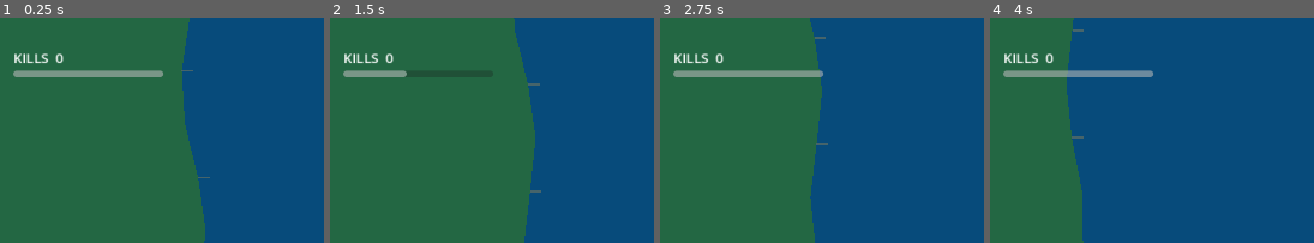
Above: before the commit, frames 1-4 (left to right).
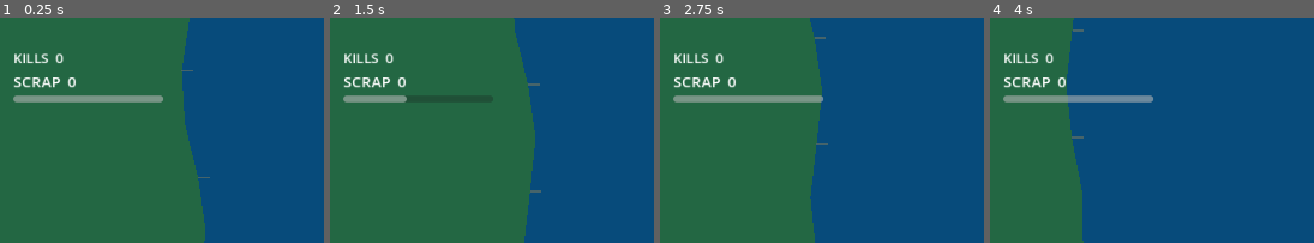
Above: after the commit, the same moments.

Repository: UnderstoodUseYourUsernameHere/break-water
Game: Godot game, scene res://scenes/Main.tscn
The game is run twice, just before and just after one commit, with the same random seed, the same clock (stepped at 60 frames per second) and the same inputs.
Inputs (mouse positions are % of the whole screen's width and height, from its top left):
- Up to frame 1 (0.25 s): no input
- Up to frame 2 (1.5 s): tap Enter at 0.5 s; move the mouse to (89, 45) at 0.52 s; hold D (steer_right) 0.53-1.25 s; hold Right mouse button (aim) 0.53-1.25 s; click (89, 45) at 0.67 s; drag from (37, 55) to (56, 70) at 1.27 s
- Up to frame 3 (2.75 s): move the mouse to (74, 28) at 2.02 s; hold D (steer_right) from 2.03 s (still down); hold W (row) from 2.03 s (still down)
- Up to frame 4 (4 s): release D (steer_right) at 2.75 s; release W (row) at 2.75 s; drag from (56, 70) to (25, 35) at 2.77 s; move the mouse to (99, 65) at 3.52 s; hold A (steer_left) from 3.53 s (still down); tap Shift at 3.6 s
The pictures show only the part of the screen within x 0-50%, y 9-59%; the shares and areas given below are measured in that part.

The runs differ from the first frame. In frame 1, 3.6% of the frame differs, in the area x 4-51%, y 23-38%; in frame 2, 1.8%; in frame 3, 3.6%; in frame 4, 3.6%.

Commit message:
feat: added scrap counter that updates with each scrap earned

Diff:
--- a/scenes/Main.tscn
+++ b/scenes/Main.tscn
@@ -59,6 +59,10 @@
 [node name="Kills" type="Label" parent="HUD/Stats" unique_id=1511066786]
 layout_mode = 2
 
+[node name="Scrap" type="Label" parent="HUD/Stats" unique_id=296857731]
+layout_mode = 2
+theme_override_font_sizes/font_size = 18
+
 [node name="Reload" type="ProgressBar" parent="HUD/Stats" unique_id=1577984739]
 custom_minimum_size = Vector2(180, 8)
 layout_mode = 2
--- a/scripts/ui/hud.gd
+++ b/scripts/ui/hud.gd
@@ -10,6 +10,7 @@
 @onready var _distance: Label = $Stats/Distance
 @onready var _hull: Label = $Stats/Hull
 @onready var _kills: Label = $Stats/Kills
+@onready var _scrap: Label = $Stats/Scrap
 @onready var _reload: ProgressBar = $Stats/Reload
 @onready var _banner: Label = $WaveBanner
 @onready var _game_over_label: Label = $GameOver
@@ -25,6 +26,7 @@
 	var stats: RunState = director.run_state
 	_distance.text = "%d m     best %d m" % [maxi(0, roundi(stats.current_m)), roundi(stats.peak_m)]
 	_kills.text = "KILLS  %d" % stats.kills
+	_scrap.text = "SCRAP  %d" % stats.scrap
 	_reload.value = boat.weapon.reload_ratio()
 
 	if _banner_left > 0.0:
